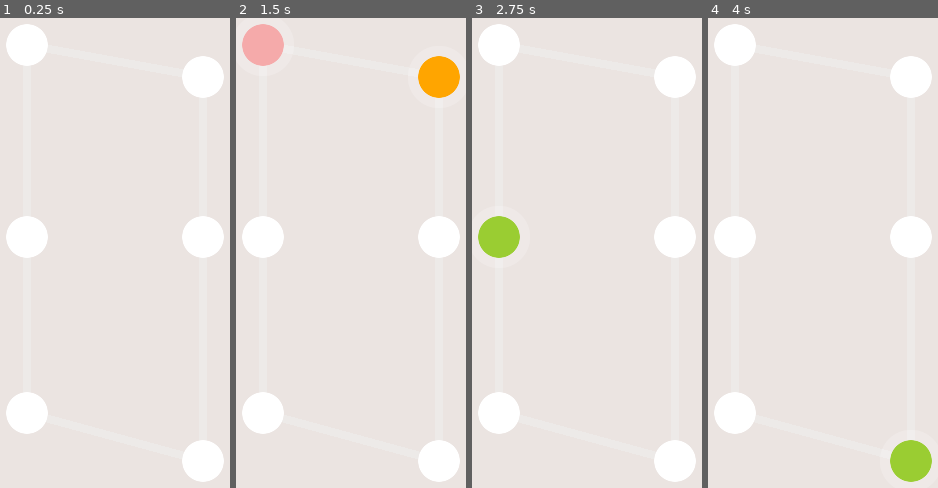
Above: before the commit, frames 1-4 (left to right).
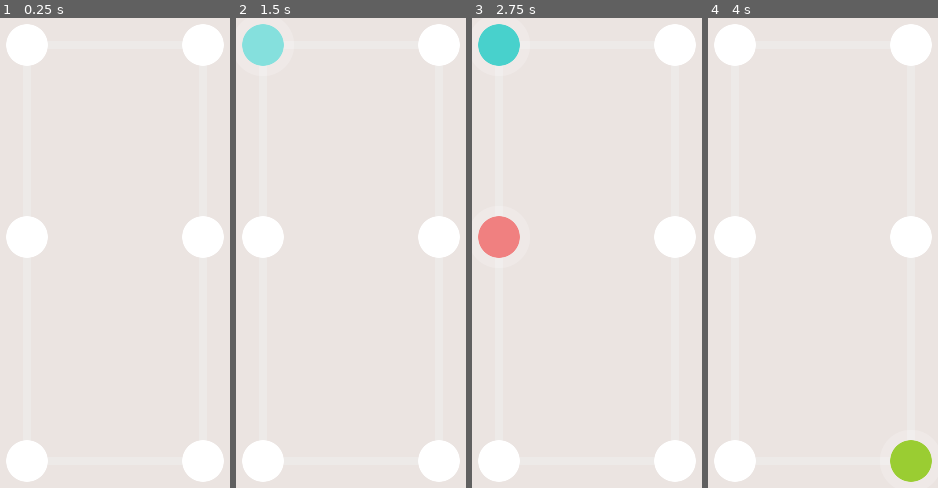
Above: after the commit, the same moments.

Repository: papazeal/tiny-memo
Game: Godot game, scene res://game.tscn
Same seed, same stepped clock (60 frames per second), same inputs: the game is played once before the commit and once after it.
Inputs (mouse positions are in pixels of both pictures, inside the frame that each line leads up to):
- Up to frame 1 (0.25 s): no input
- Up to frame 2 (1.5 s): tap Enter at 0.5 s; drag from (438, 79) to (263, 46) at 0.52 s; tap Space at 1.25 s; drag from (263, 46) to (438, 79) at 1.27 s
- Up to frame 3 (2.75 s): tap Enter at 2 s; move the mouse to (499, 238) at 2.02 s; tap Ctrl at 2.1 s; click (499, 238) at 2.17 s
- Up to frame 4 (4 s): tap Space at 2.75 s; drag from (735, 412) to (735, 46) at 2.77 s; tap Enter at 3.5 s; drag from (910, 459) to (735, 238) at 3.52 s

The runs differ from the first frame. In frame 1, 4.1% of the frame differs, in the area x 2-98%, y 1-99%; in frame 2, 5.5%; in frame 3, 6.7%; in frame 4, 4.1%.

Commit message:
rotate dot

Diff:
--- a/dot.gd
+++ b/dot.gd
@@ -10,6 +10,7 @@
 var is_showing = false
 var is_active = true
 var index = 0
+var next_position = Vector2()
 signal click(dot:Dot)
 
 # Called when the node enters the scene tree for the first time.
--- a/game.gd
+++ b/game.gd
@@ -6,7 +6,7 @@
 var Dot = preload("res://dot.tscn")
 var selected_dots = []
 var dots = []
-var colors_set = [Color.ORANGE, Color.YELLOW_GREEN, Color.LIGHT_CORAL]
+var colors_set = [Color.ORANGE, Color.YELLOW_GREEN, Color.LIGHT_CORAL, Color.MEDIUM_TURQUOISE]
 
 # Called when the node enters the scene tree for the first time.
 func _ready():
@@ -16,6 +16,10 @@
 
 # Called every frame. 'delta' is the elapsed time since the previous frame.
 func _process(delta):
+	for d in dots:
+		if d.position != d.next_position:
+			d.position.x = move_toward(d.position.x, d.next_position.x, 300*delta)
+			d.position.y = move_toward(d.position.y, d.next_position.y, 300*delta)
 
 	pass
 
@@ -26,14 +30,20 @@
 	pass
 
 func init_level():
+	var rng = RandomNumberGenerator.new()
+	var points_count = 2
+	for i in points_count:
+
+		pass
+
 	# pallet
 	var pallet = colors_set
+	pallet.shuffle()
+	pallet.resize(line.points.size()/2)
 	pallet = pallet+pallet
 	pallet.shuffle()
 
-	var rng = RandomNumberGenerator.new()
 	var i = 0
-
 	for p in line.points:
 		print_debug(p)
 		#p.x += 20-40*rng.randf()
@@ -42,12 +52,17 @@
 		d.init(pallet[i])
 		d.index = i
 		d.position = p
+		d.next_position = p
 		d.connect('click', _on_dot_click)
 		add_child(d)
 		dots.append(d)
 		i += 1
 	pass
 
+func rotate_dots():
+	for i in dots.size():
+		dots[i-1].next_position = dots[i%dots.size()].position
+	pass
 
 func _on_dot_click(dot:Dot):
 	print('click')
@@ -78,6 +93,7 @@
 			selected_dots[1].deactivate()
 			audio.pitch_scale = 1.4
 			audio.play()
+			rotate_dots()
 		else:
 			selected_dots[0].disclose()
 			selected_dots[1].disclose()
--- a/game.tscn
+++ b/game.tscn
@@ -6,7 +6,7 @@
 script = ExtResource("1_dytu8")
 
 [node name="Line2D" type="Line2D" parent="."]
-points = PackedVector2Array(288, 128, 112, 96, 112, 288, 112, 464, 288, 512, 288, 288)
+points = PackedVector2Array(288, 96, 112, 96, 112, 288, 112, 512, 288, 512, 288, 288)
 closed = true
 width = 8.0
 default_color = Color(0.941176, 0.941176, 0.941176, 0.466667)
Not shown, changed: dist/index.html
Not shown, changed: dist/index.pck
